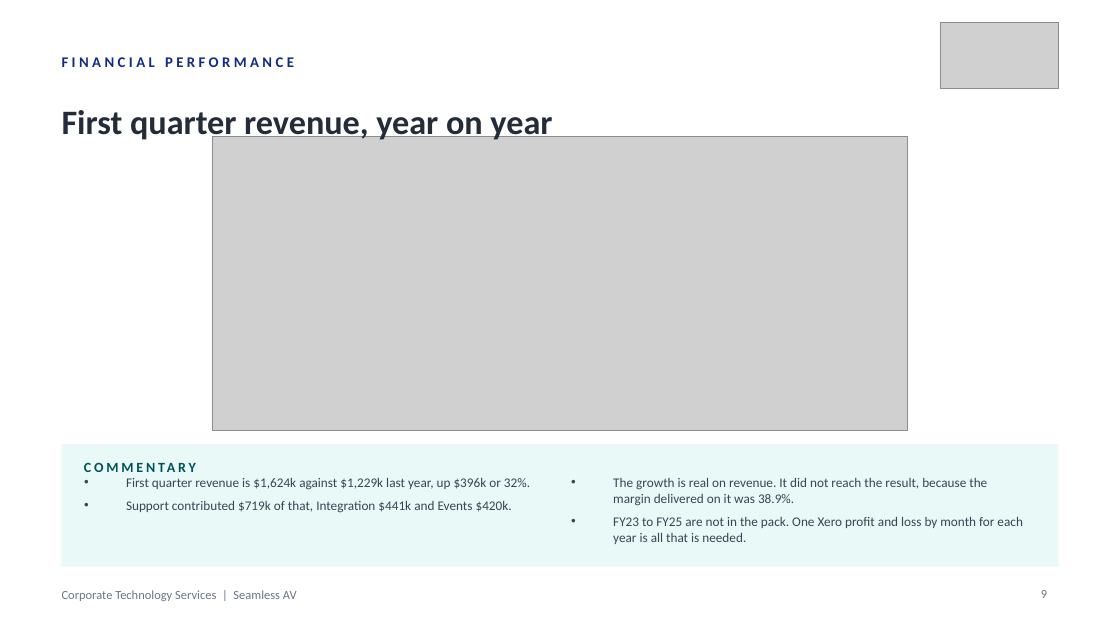
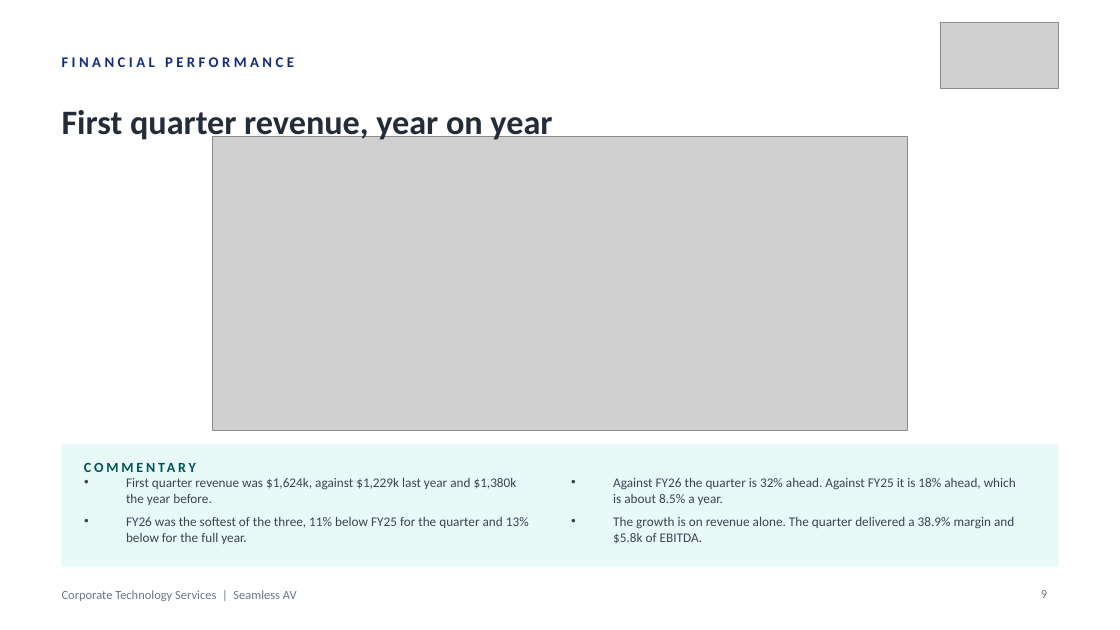
Before and after one commit to WesleyNelson-O33/Claude, a slide deck: slide 9 of deck/CTS Monthly Business Review - 30092026.pptx. Drawn at 1120x630 pixels with LibreOffice and Linux fonts; fonts in the diff are those of the drawing; grey boxes stand for pictures. Boxes give left, top, right and bottom in pixels: in the first picture for what was removed or moved away, otherwise in the second. Text is boxed around its words. In the diff, an @@ line names an element or a change of style, - is before the commit and + after.

```diff
--- a/deck/CTS Monthly Business Review - 30092026.pptx
+++ b/deck/CTS Monthly Business Review - 30092026.pptx
@@ text at (x1=126, y1=478, x2=529, y2=544): text changed @@
-• First quarter revenue is $1,624k against $1,229k last year, up $396k or 32%.
-• Support contributed $719k of that, Integration $441k and Events $420k.
+• First quarter revenue was $1,624k, against $1,229k last year and $1,380k the year before.
+• FY26 was the softest of the three, 11% below FY25 for the quarter and 13% below for the full year.
@@ text at (x1=613, y1=478, x2=1016, y2=543): text changed @@
-• The growth is real on revenue. It did not reach the result, because the margin delivered on it was 38.9%.
-• FY23 to FY25 are not in the pack. One Xero profit and loss by month for each year is all that is needed.
+• Against FY26 the quarter is 32% ahead. Against FY25 it is 18% ahead, which is about 8.5% a year.
+• The growth is on revenue alone. The quarter delivered a 38.9% margin and $5.8k of EBITDA.
```
Also in this commit, not shown: 1 other slide changed, 1 slide added, 18 other files.
